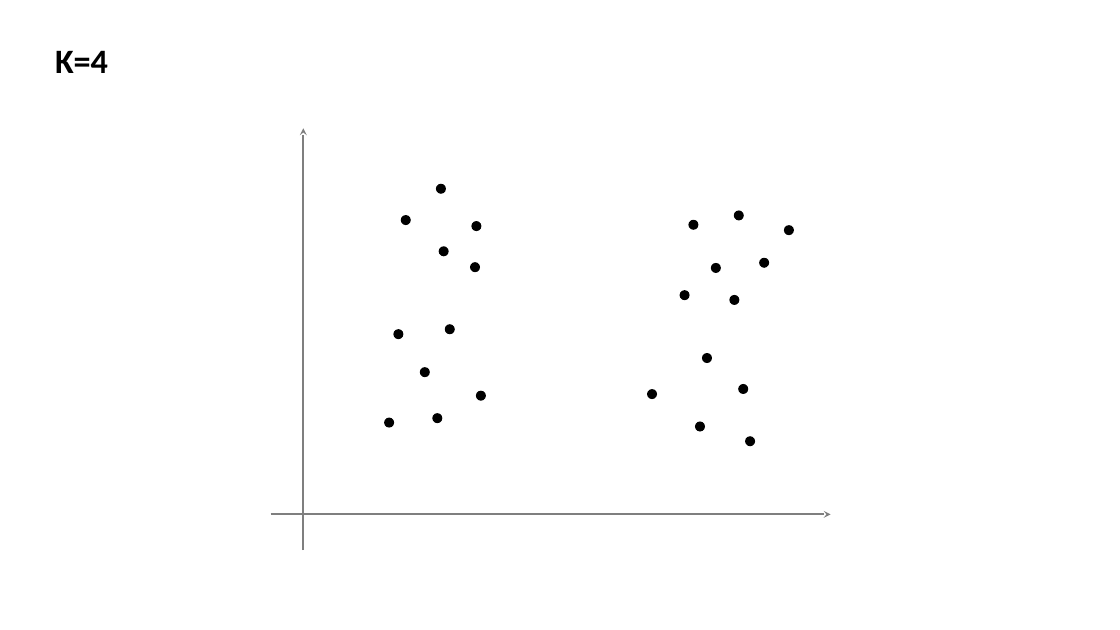
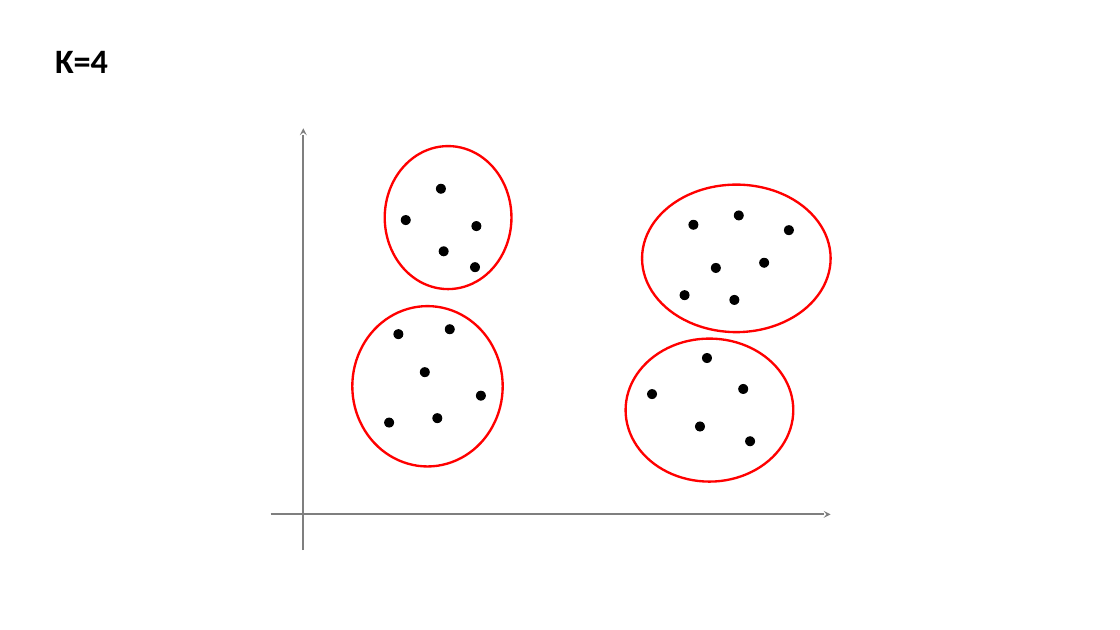
Before and after one commit to ICBI/AIMAHEAD_GU, a slide deck: slide 32 of Courses/ML_Concepts/Module_02_Introduction_to_Unsupervised_Learning/Module_02_Unsupervised_Learning_K_means_Clustering.pptx (slide 35 before the commit). Drawn at 1120x630 pixels with LibreOffice and Linux fonts; fonts in the diff are those of the drawing. Boxes give left, top, right and bottom in pixels: in the first picture for what was removed or moved away, otherwise in the second. Text is boxed around its words. In the diff, an @@ line names an element or a change of style, - is before the commit and + after.

```diff
--- a/Courses/ML_Concepts/Module_02_Introduction_to_Unsupervised_Learning/Module_02_Unsupervised_Learning_K_means_Clustering.pptx
+++ b/Courses/ML_Concepts/Module_02_Introduction_to_Unsupervised_Learning/Module_02_Unsupervised_Learning_K_means_Clustering.pptx
@@ ellipse added at (385, 146, 512, 289), outline #FF0000 2 pt @@
@@ ellipse added at (642, 185, 830, 333), outline #FF0000 2 pt @@
@@ ellipse added at (352, 306, 502, 466), outline #FF0000 2 pt @@
@@ ellipse added at (626, 339, 794, 481), outline #FF0000 2 pt @@
```
Also in this commit, not shown: 5 other slides changed, 6 slides removed, 29 other files.
